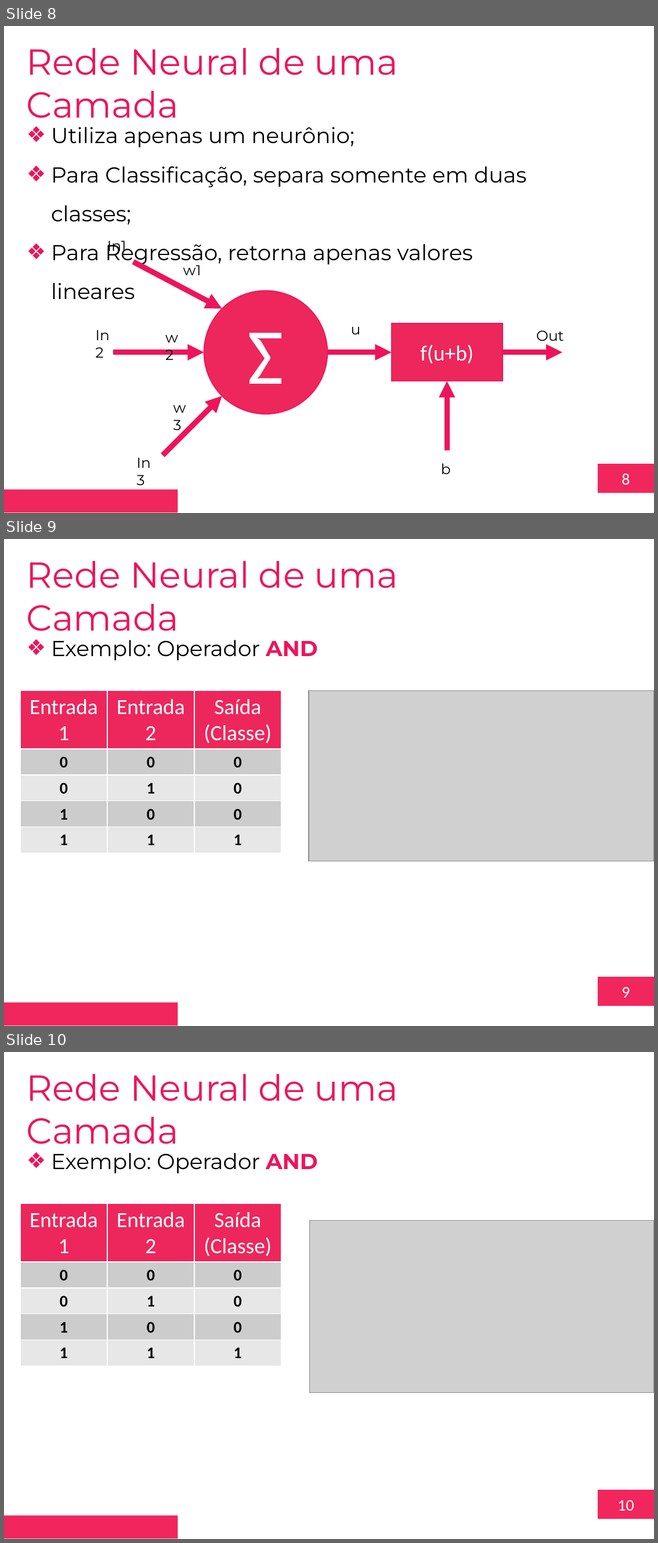
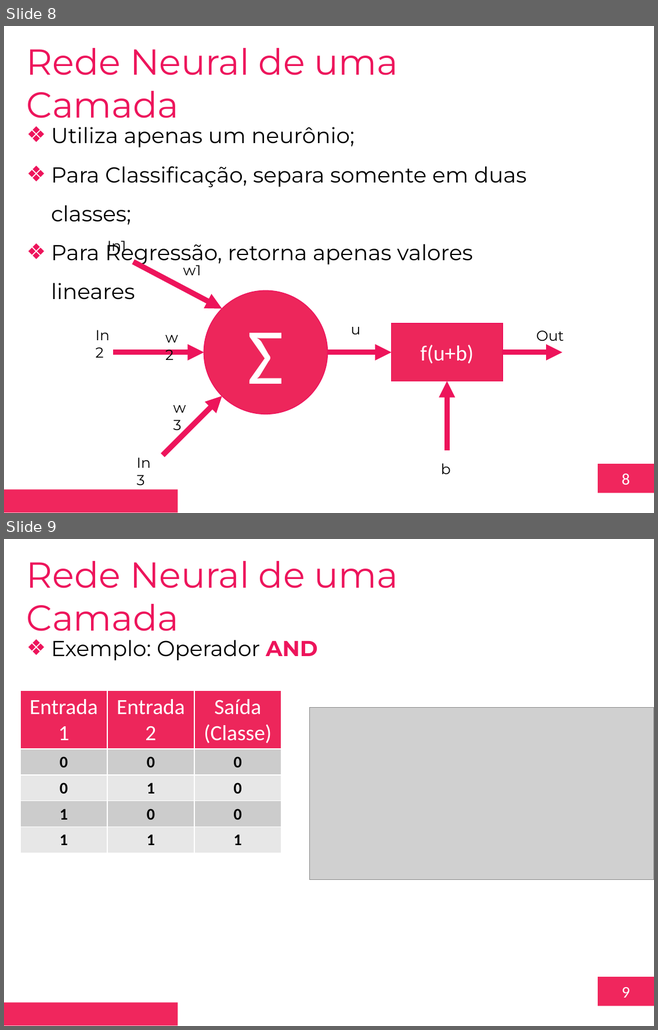
Before and after one commit to toyusan/aula-fiap-disruptive-archs, a slide deck: Aula 07/2023.03.24 Aula 07 – Introdução a Redes Neurais - Redes Multicamadas.pptx. Shown one above the other, each under a label of ours: slides 8, 9 and 10 before the commit, slides 8 and 9 after it. The pictures are 658x1543 and 658x1030 pixels, drawn with LibreOffice and Linux fonts; fonts in the diff are those of the drawing; grey boxes stand for pictures; background and template pictures are left out. Boxes give left, top, right and bottom in pixels: in the first picture for what was removed or moved away, otherwise in the second. Text is boxed around its words. In the diff, an @@ line names an element or a change of style, - is before the commit and + after.

```diff
--- a/Aula 07/2023.03.24 Aula 07 – Introdução a Redes Neurais - Redes Multicamadas.pptx
+++ b/Aula 07/2023.03.24 Aula 07 – Introdução a Redes Neurais - Redes Multicamadas.pptx
@@ slide 9 removed at (x1=4, y1=539, x2=654, y2=1026), background #FFFFFF; not listed: 2 template elements that a slide beside it also shows @@
@@ text removed at (x1=27, y1=561, x2=398, y2=640) @@
-Rede Neural de uma Camada
@@ text removed at (x1=51, y1=640, x2=318, y2=661) @@
-❖ Exemplo: Operador AND
@@ table removed at (x1=20, y1=690, x2=281, y2=853), 5 rows, 3 columns @@
-Entrada 1 | Entrada 2 | Saída (Classe)
-0 | 0 | 0
-0 | 1 | 0
-1 | 0 | 0
-1 | 1 | 1
@@ picture removed at (x1=308, y1=690, x2=654, y2=860) @@
@@ what was slide 10 is now slide 9 @@
@@ page number at (x1=621, y1=987, x2=629, y2=998): text changed @@
-10
+9
```
Also in this commit, not shown: 4 other files.
